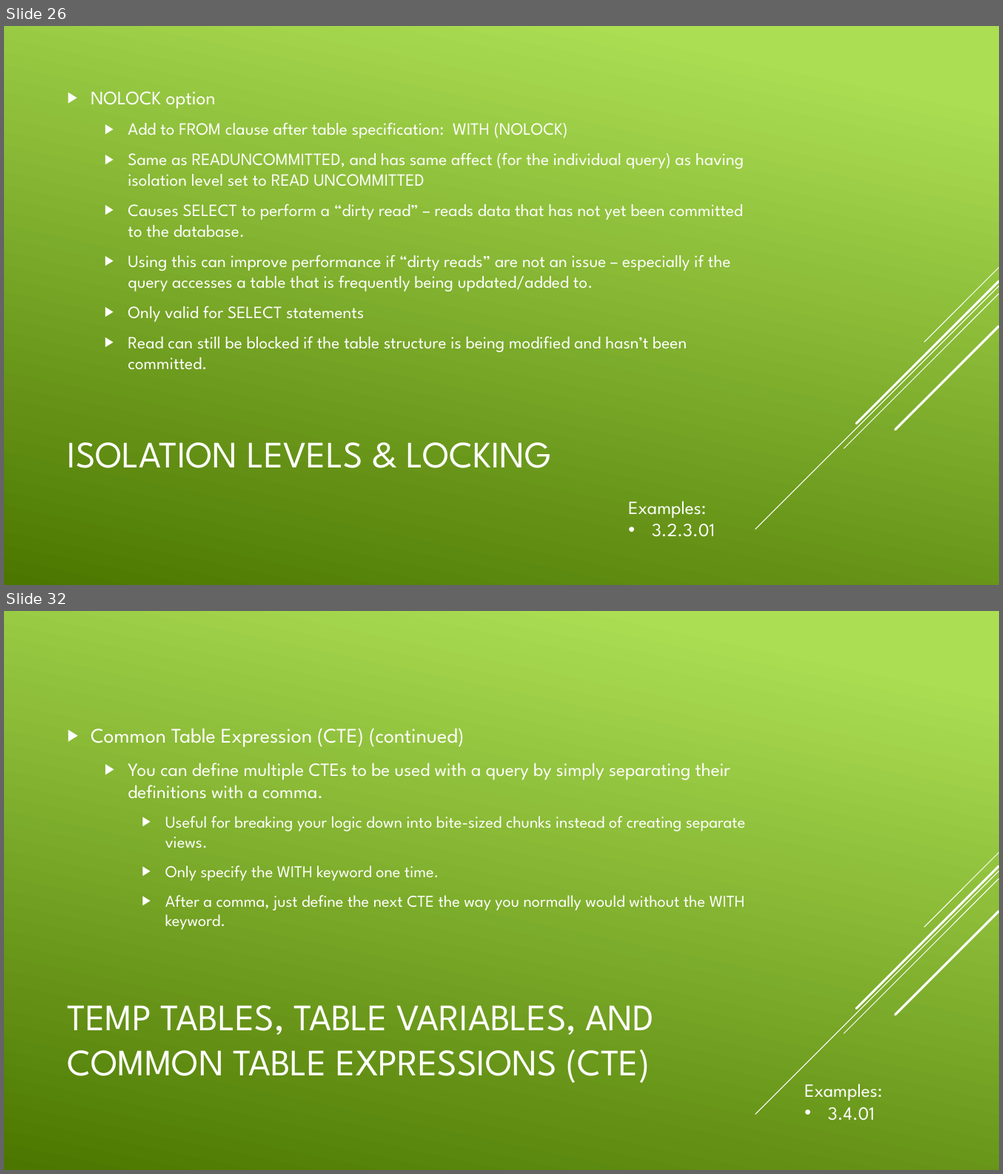
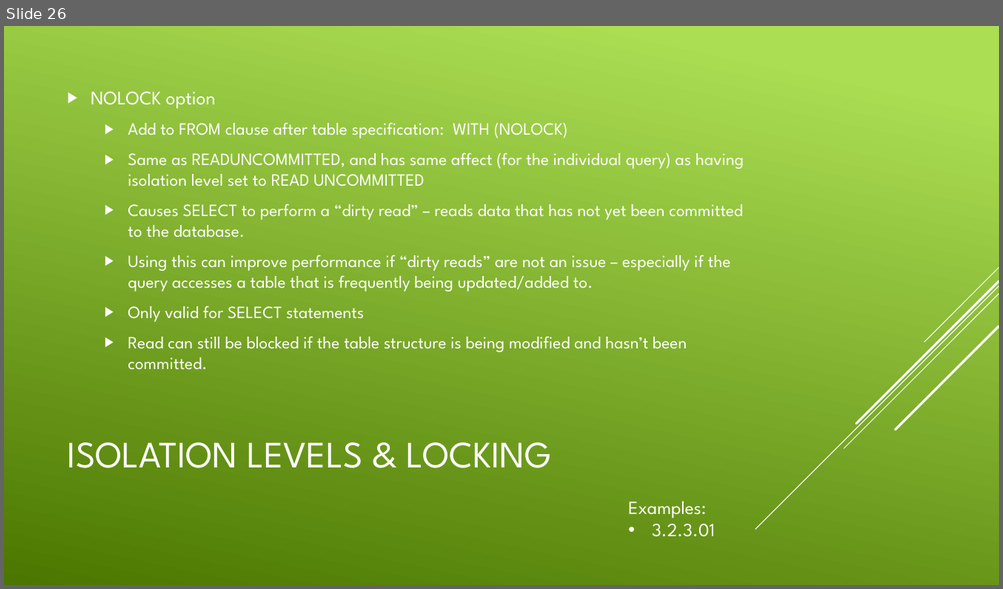
Before and after one commit to CodePro-JHenry/SQLOptimize, a slide deck: Presentations/Week 3.pptx. Shown one above the other, each under a label of ours: slides 26 and 32 before the commit, slide 26 after it; the slides between them are not shown. The pictures are 1003x1174 and 1003x589 pixels, drawn with LibreOffice and Linux fonts; fonts in the diff are those of the drawing. Boxes give left, top, right and bottom in pixels: in the first picture for what was removed or moved away, otherwise in the second. Text is boxed around its words. In the diff, an @@ line names an element or a change of style, - is before the commit and + after.

```diff
--- a/Presentations/Week 3.pptx
+++ b/Presentations/Week 3.pptx
@@ slide 32 removed at [4, 611, 999, 1170], background gradient #ACDF55 to #4C7800; not listed: 5 template elements that a slide beside it also shows @@
@@ text removed at [91, 728, 745, 930] @@
-▶ Common Table Expression (CTE) (continued)
-  ▶ You can define multiple CTEs to be used with a query by simply separating their definitions with a comma.
-    ▶ Useful for breaking your logic down into bite-sized chunks instead of creating separate views.
-    ▶ Only specify the WITH keyword one time.
-    ▶ After a comma, just define the next CTE the way you normally would without the WITH keyword.
@@ title removed at [68, 1005, 654, 1083] @@
-TEMP TABLES, TABLE VARIABLES, AND COMMON TABLE EXPRESSIONS (CTE)
@@ text removed at [804, 1084, 882, 1121] @@
-Examples:
-• 3.4.01
```
Also in this commit, not shown: 8 other slides removed, 26 other files.
